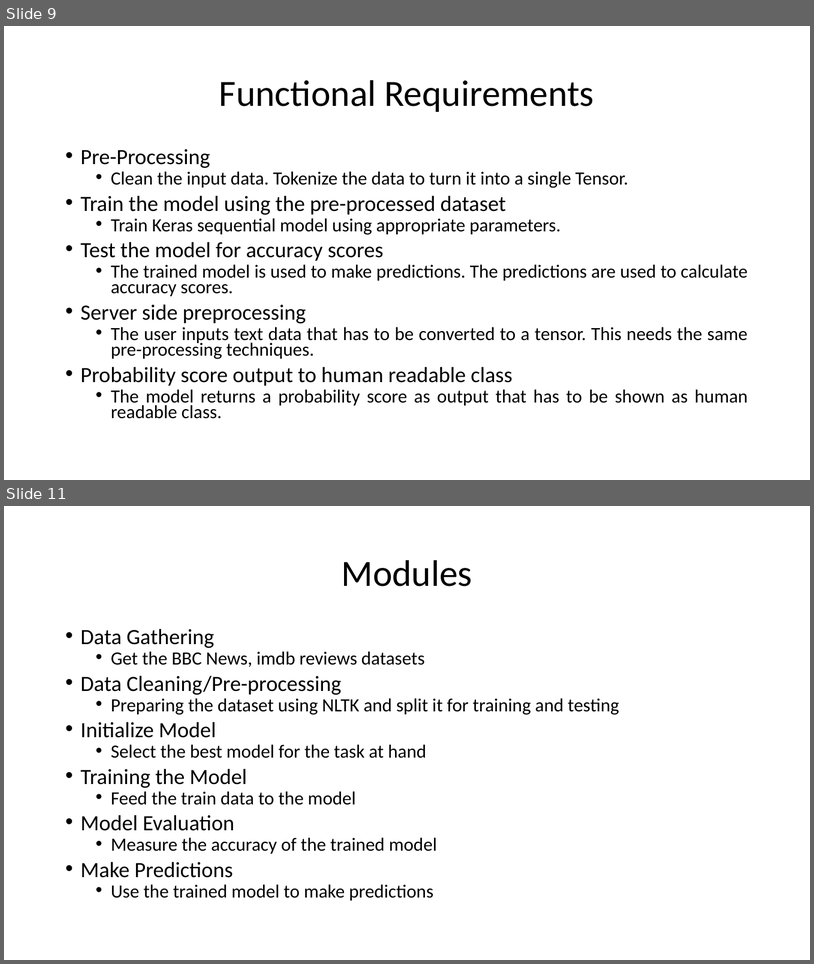
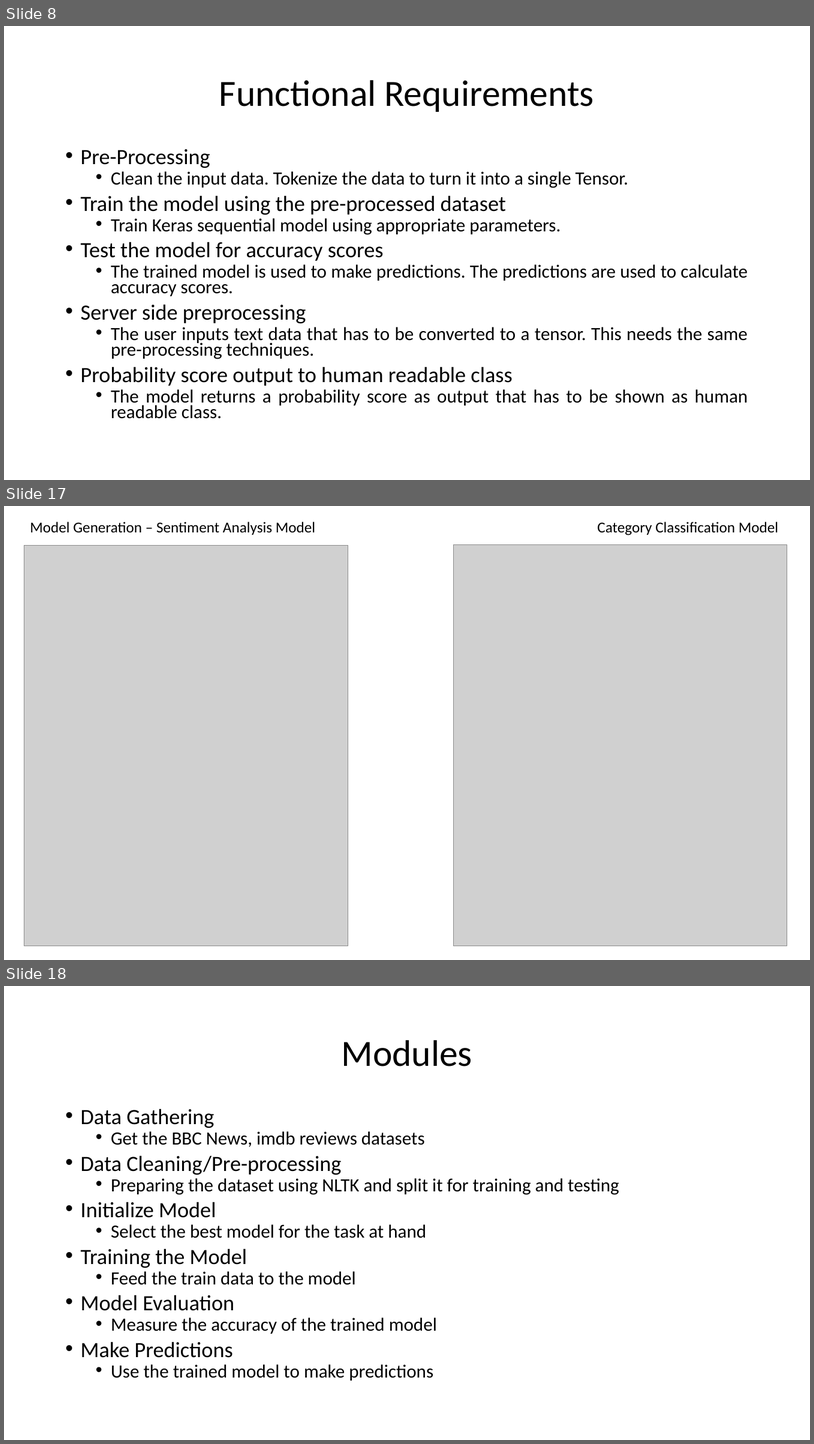
Before and after one commit to HarshaKy/text-classifier, a slide deck: docs/Presentation.pptx. Shown one above the other, each under a label of ours: slides 9 and 11 before the commit, slides 8, 17 and 18 after it; the slides between them are not shown. The pictures are 814x964 and 814x1444 pixels, drawn with LibreOffice and Linux fonts; fonts in the diff are those of the drawing; grey boxes stand for pictures. Boxes give left, top, right and bottom in pixels: in the first picture for what was removed or moved away, otherwise in the second. Text is boxed around its words. In the diff, an @@ line names an element or a change of style, - is before the commit and + after.

```diff
--- a/docs/Presentation.pptx
+++ b/docs/Presentation.pptx
@@ slide 17 added at bbox=[4, 506, 810, 960], background #FFFFFF @@
@@ text added at bbox=[30, 522, 315, 535], 18 pt, text #000000 @@
+Model Generation – Sentiment Analysis Model
@@ text added at bbox=[597, 522, 779, 535], 18 pt, text #000000 @@
+Category Classification Model
@@ picture added at bbox=[24, 546, 348, 946] @@
@@ picture added at bbox=[454, 545, 788, 946] @@
@@ what was slide 9 is now slide 8 @@
@@ what was slide 11 is now slide 18 @@
```
Also in this commit, not shown: 4 slides changed, 6 other slides added.
